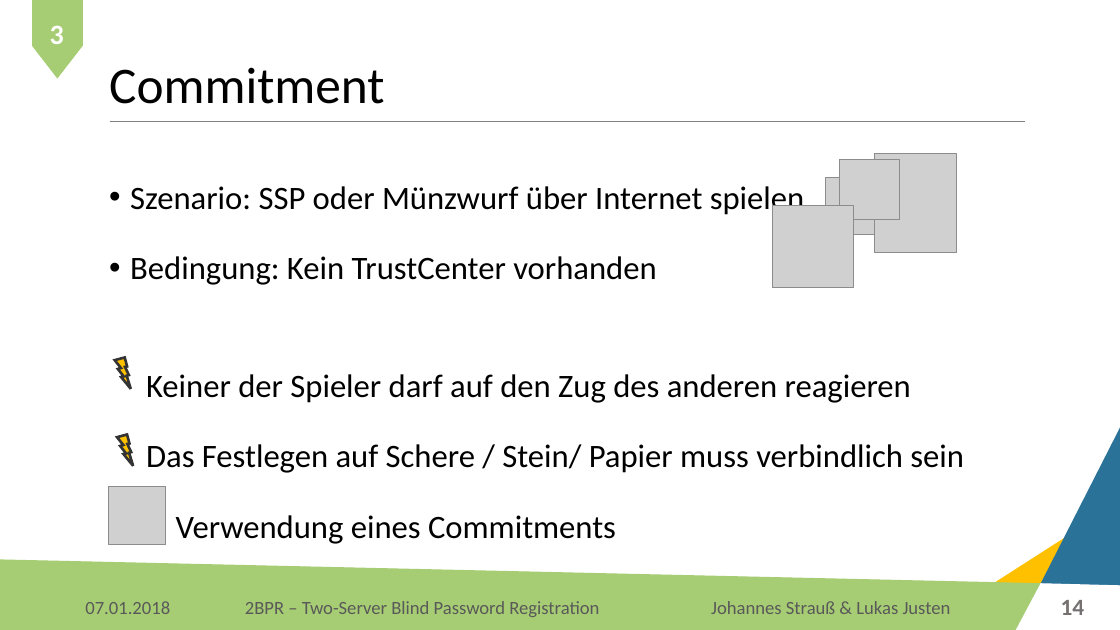
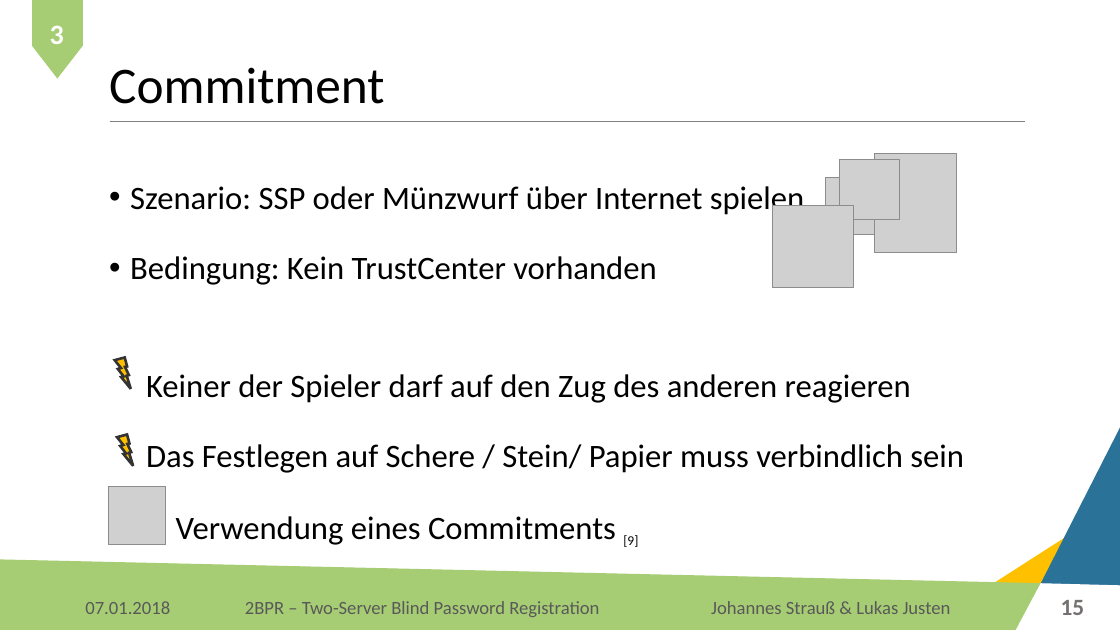
Before and after one commit to Lukas-Justen/IT-Security-2BPR, a slide deck: slide 15 of 2BPR.pptx (slide 14 before the commit). Drawn at 1120x630 pixels with LibreOffice and Linux fonts; fonts in the diff are those of the drawing; grey boxes stand for pictures; background and template pictures are left out. Boxes give left, top, right and bottom in pixels: in the first picture for what was removed or moved away, otherwise in the second. Text is boxed around its words. In the diff, an @@ line names an element or a change of style, - is before the commit and + after.

```diff
--- a/2BPR.pptx
+++ b/2BPR.pptx
@@ text at (176, 516, 638, 547): text changed @@
-Verwendung eines Commitments
+Verwendung eines Commitments [9]
@@ page number at (1061, 600, 1085, 615): text changed @@
-14
+15
```
Also in this commit, not shown: 10 other slides changed, 3 slides added, 1 slide removed, 1 other file.
